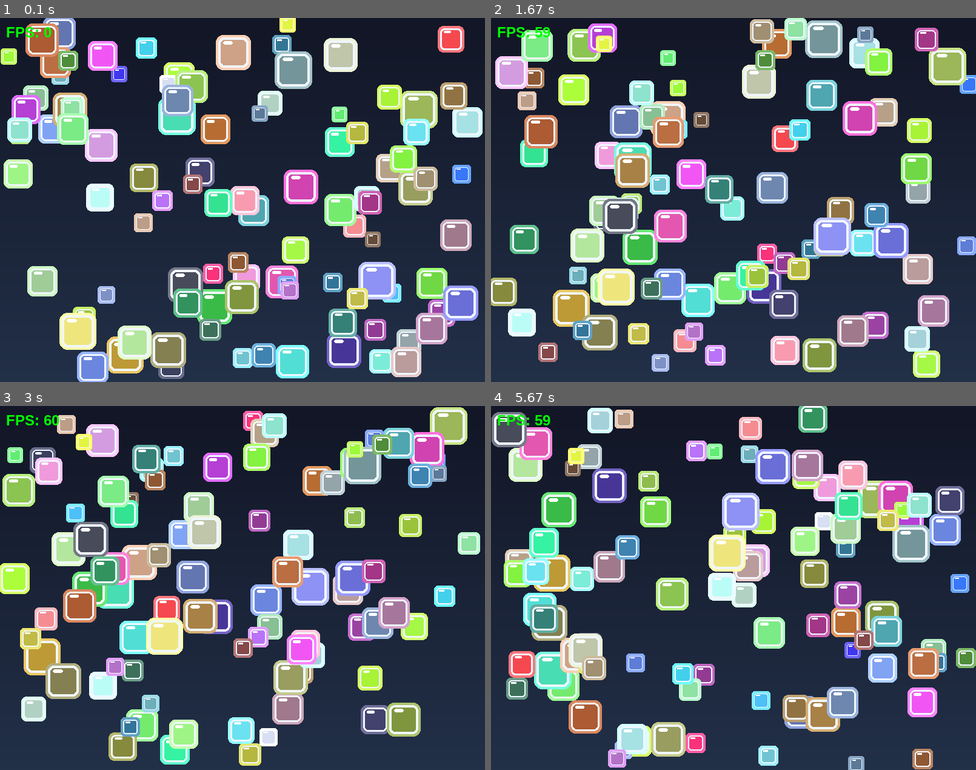
Above: before the commit, frames 1-4 (two rows, left to right).
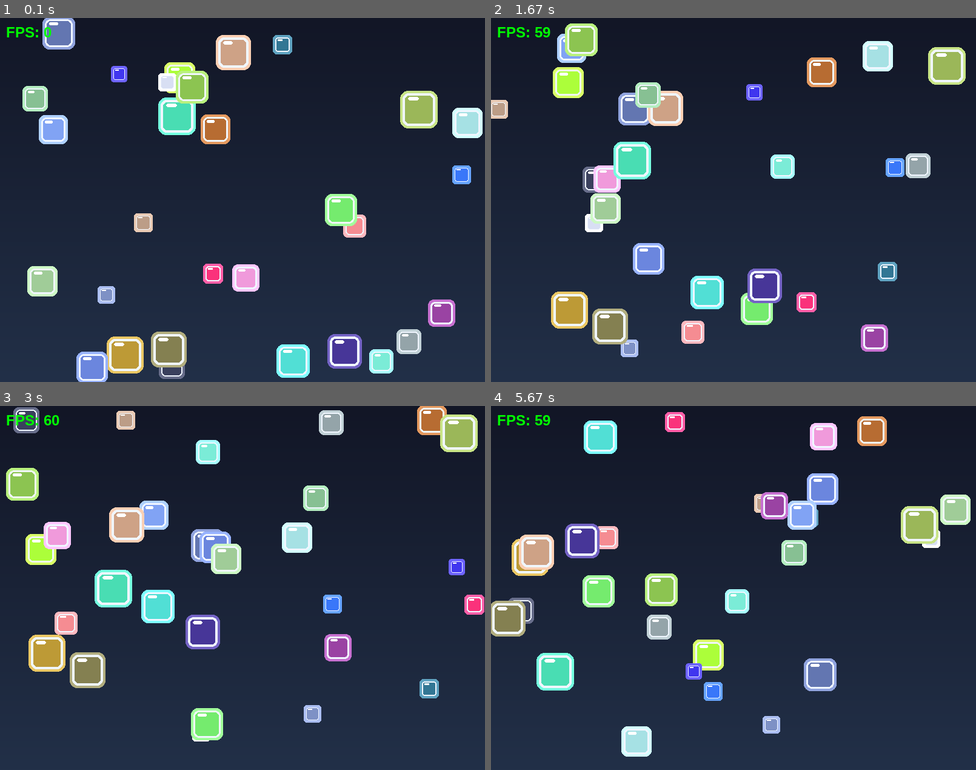
Above: after the commit, the same moments.

Repository: JustinDCosta/lab10-updated-pygame
Game: pygame game, started from main.py
Same seed, same stepped clock (60 frames per second), same inputs: the game is played once before the commit and once after it.
Inputs:
- Up to frame 1 (0.1 s): no input
- Up to frame 2 (1.67 s): no input
- Up to frame 3 (3 s): no input
- Up to frame 4 (5.67 s): no input

The runs differ from the first frame. In frame 1, 26% of the frame differs, in the area x 0-100%, y 0-100%; in frame 2, 36%; in frame 3, 40%, in the area x 0-100%, y 0-99%; in frame 4, 40%.

Commit message:
Improve flee steering and add flee behavior tests

Diff:
--- a/main.py
+++ b/main.py
@@ -1,5 +1,3 @@
-"""Pygame app that renders 100 squares with subtle jitter and edge bounce."""
-
 from __future__ import annotations
 
 import random
@@ -14,7 +12,7 @@
 BG_BOTTOM_COLOR: tuple[int, int, int] = (34, 48, 72)
 FPS: int = 60
 
-SQUARE_COUNT: int = 100  # Number of squares to draw
+SQUARE_COUNT: int = 30  # Number of squares to draw
 SQUARE_SIZE: int = 30
 SQUARE_MIN_SIZE: int = 18  # Smallest square size
 SQUARE_MAX_SIZE: int = 54  # Largest square size
@@ -29,8 +27,8 @@
 JITTER_ANGLE_MAX: float = 0.1
 
 # Flee behavior scaffold values
-FLEE_CHECK_RADIUS: float = 140.0
-FLEE_ACCELERATION: float = 120.0
+FLEE_CHECK_RADIUS: float = 180.0
+FLEE_ACCELERATION: float = 420.0
 
 
 @dataclass
@@ -105,6 +103,18 @@
     square.vy = new_vy
 
 
+def _square_center(square: Square) -> tuple[float, float]:
+    return (square.x + square.size * 0.5, square.y + square.size * 0.5)
+
+
+def _clamp_speed(square: Square) -> None:
+    speed = math.hypot(square.vx, square.vy)
+    if speed > square.max_speed and speed > 0:
+        scale = square.max_speed / speed
+        square.vx *= scale
+        square.vy *= scale
+
+
 def apply_random_trajectory_jitter(square: Square) -> None:
     """Keep movement slightly random by rotating velocity sometimes."""
     if random.random() < JITTER_CHANCE:
@@ -113,43 +123,42 @@
 
 
 def apply_flee_from_larger_squares(squares: list[Square], dt: float) -> None:
-    """Stub: steer smaller squares away from nearby larger squares.
-
-    TODO 1: For each square, look for larger squares within FLEE_CHECK_RADIUS.
-    TODO 2: Build a flee direction vector from the larger square to the smaller one.
-    TODO 3: Weight flee strength by size difference and distance.
-    TODO 4: Add flee acceleration to velocity using dt.
-    TODO 5: Clamp velocity to each square.max_speed after applying flee force.
-    """
-    # TODO: Implement flee steering and velocity updates.
+    """Steer smaller squares away from larger nearby squares."""
     for square in squares:
         flee_accel_x = 0.0
         flee_accel_y = 0.0
+        sx, sy = _square_center(square)
 
         for other_square in squares:
-            if other_square.size > square.size:
-                diff_x = square.x - other_square.x
-                diff_y = square.y - other_square.y
-
-                distance = math.sqrt(diff_x * diff_x + diff_y * diff_y)
-
-                if distance < FLEE_CHECK_RADIUS and distance > 0:
-                    dir_x = diff_x / distance
-                    dir_y = diff_y / distance
-
-                    size_diff = other_square.size - square.size
-                    weight = size_diff / distance
-
-                    flee_accel_x += dir_x * weight * FLEE_ACCELERATION
-                    flee_accel_y += dir_y * weight * FLEE_ACCELERATION
-
-        square.vx += flee_accel_x * dt
-        square.vy += flee_accel_y * dt
-
-        current_speed = math.sqrt(square.vx * square.vx + square.vy * square.vy)
-        if current_speed > square.max_speed:
-            square.vx = (square.vx / current_speed) * square.max_speed
-            square.vy = (square.vy / current_speed) * square.max_speed
+            if other_square is square or other_square.size <= square.size:
+                continue
+
+            ox, oy = _square_center(other_square)
+            diff_x = sx - ox
+            diff_y = sy - oy
+            distance = math.hypot(diff_x, diff_y)
+
+            if distance <= 1e-6 or distance >= FLEE_CHECK_RADIUS:
+                continue
+
+            dir_x = diff_x / distance
+            dir_y = diff_y / distance
+
+            size_threat = (other_square.size - square.size) / max(SQUARE_MAX_SIZE, 1)
+            proximity = 1.0 - (distance / FLEE_CHECK_RADIUS)
+            strength = max(size_threat * proximity, 0.0)
+
+            flee_accel_x += dir_x * strength
+            flee_accel_y += dir_y * strength
+
+        flee_strength = math.hypot(flee_accel_x, flee_accel_y)
+        if flee_strength > 1.0:
+            flee_accel_x /= flee_strength
+            flee_accel_y /= flee_strength
+
+        square.vx += flee_accel_x * FLEE_ACCELERATION * dt
+        square.vy += flee_accel_y * FLEE_ACCELERATION * dt
+        _clamp_speed(square)
 
 
 def update_square(square: Square, dt: float) -> None:
@@ -164,11 +173,10 @@
 
 def update_squares(squares: list[Square], dt: float) -> None:
     """Update all squares each frame."""
+    apply_flee_from_larger_squares(squares, dt)
+
     for square in squares:
         update_square(square, dt)
-
-    # TODO: Enable interaction by applying flee logic after base movement.
-    apply_flee_from_larger_squares(squares, dt)
 
 
 def draw_background(screen: pygame.Surface) -> None:
--- a/test_main.py
+++ b/test_main.py
@@ -29,6 +29,7 @@
 
 from main import (
     Square,
+    apply_flee_from_larger_squares,
     create_random_square,
     create_squares,
     update_square,
@@ -256,6 +257,49 @@
         update_squares(squares, dt=1.0)  # Should not raise
 
 
+class TestFleeBehavior:
+    """Tests for flee-away interaction between different square sizes."""
+
+    def test_smaller_square_flees_away_from_larger_square(self):
+        """Small square should accelerate away from a nearby larger square."""
+        small = Square(x=130, y=100, vx=0.0, vy=0.0, color=(255, 0, 0), size=20, max_speed=200)
+        large = Square(x=100, y=100, vx=0.0, vy=0.0, color=(0, 255, 0), size=50, max_speed=200)
+
+        apply_flee_from_larger_squares([small, large], dt=1.0)
+
+        assert small.vx > 0.0
+
+    def test_larger_square_does_not_flee_smaller_square(self):
+        """Larger square should not react to a smaller square as a threat."""
+        small = Square(x=130, y=100, vx=0.0, vy=0.0, color=(255, 0, 0), size=20, max_speed=200)
+        large = Square(x=100, y=100, vx=0.0, vy=0.0, color=(0, 255, 0), size=50, max_speed=200)
+
+        apply_flee_from_larger_squares([small, large], dt=1.0)
+
+        assert large.vx == 0.0
+        assert large.vy == 0.0
+
+    def test_no_flee_when_larger_square_is_far_away(self):
+        """No flee force should apply when threat is outside check radius."""
+        small = Square(x=20, y=20, vx=0.0, vy=0.0, color=(255, 0, 0), size=20, max_speed=200)
+        large = Square(x=700, y=500, vx=0.0, vy=0.0, color=(0, 255, 0), size=50, max_speed=200)
+
+        apply_flee_from_larger_squares([small, large], dt=1.0)
+
+        assert small.vx == 0.0
+        assert small.vy == 0.0
+
+    def test_flee_speed_is_clamped_to_square_limit(self):
+        """Flee acceleration should not exceed each square max speed."""
+        small = Square(x=130, y=100, vx=49.5, vy=0.0, color=(255, 0, 0), size=20, max_speed=50)
+        large = Square(x=100, y=100, vx=0.0, vy=0.0, color=(0, 255, 0), size=54, max_speed=200)
+
+        apply_flee_from_larger_squares([small, large], dt=1.0)
+
+        speed = math.hypot(small.vx, small.vy)
+        assert speed <= 50.0 + 1e-6
+
+
 class TestDrawSquare:
     """Tests for draw_square function."""
 
Not shown, changed: JOURNAL.md
